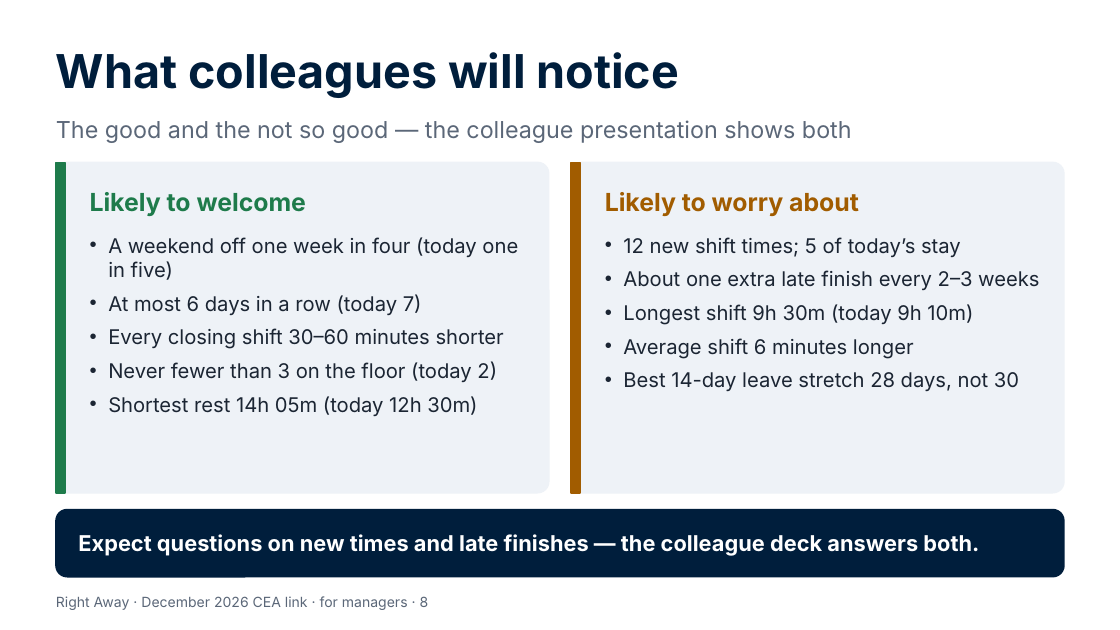
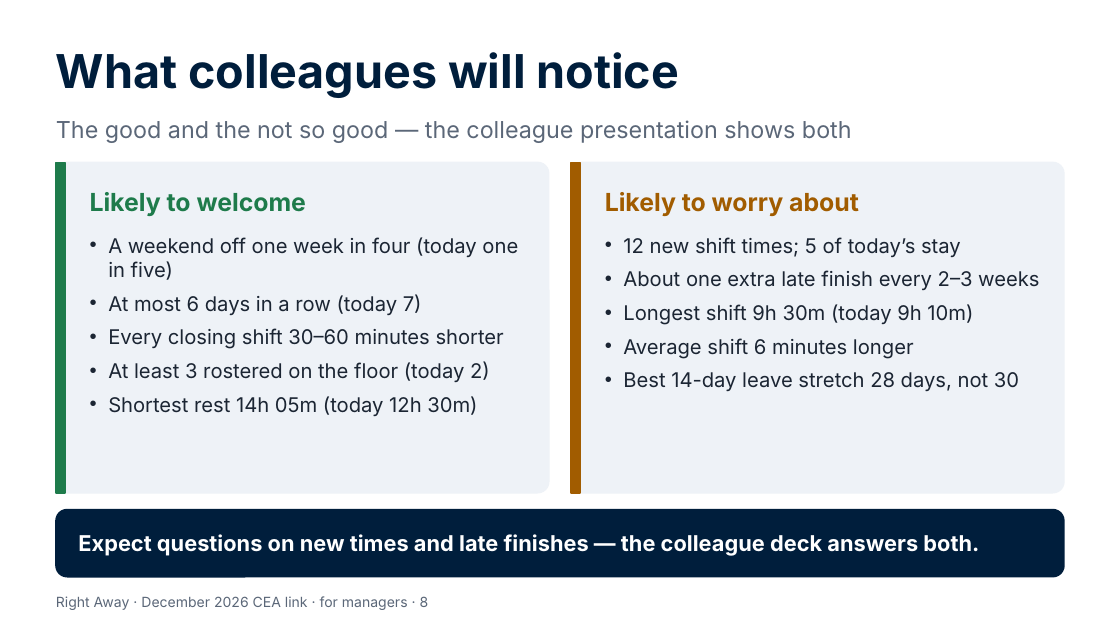
Before and after one commit to Garethdavidmiller/roster-app, a slide deck: slide 8 of docs/proposals/presentations/Right-Away-for-managers.pptx. Drawn at 1120x630 pixels with LibreOffice and Linux fonts; fonts in the diff are those of the drawing. Boxes give left, top, right and bottom in pixels: in the first picture for what was removed or moved away, otherwise in the second. Text is boxed around its words. In the diff, an @@ line names an element or a change of style, - is before the commit and + after.

```diff
--- a/docs/proposals/presentations/Right-Away-for-managers.pptx
+++ b/docs/proposals/presentations/Right-Away-for-managers.pptx
@@ text at box(108, 361, 490, 382): text changed @@
-• Never fewer than 3 on the floor (today 2)
+• At least 3 rostered on the floor (today 2)
```
Also in this commit, not shown: 1 other slide changed, 12 other files.
